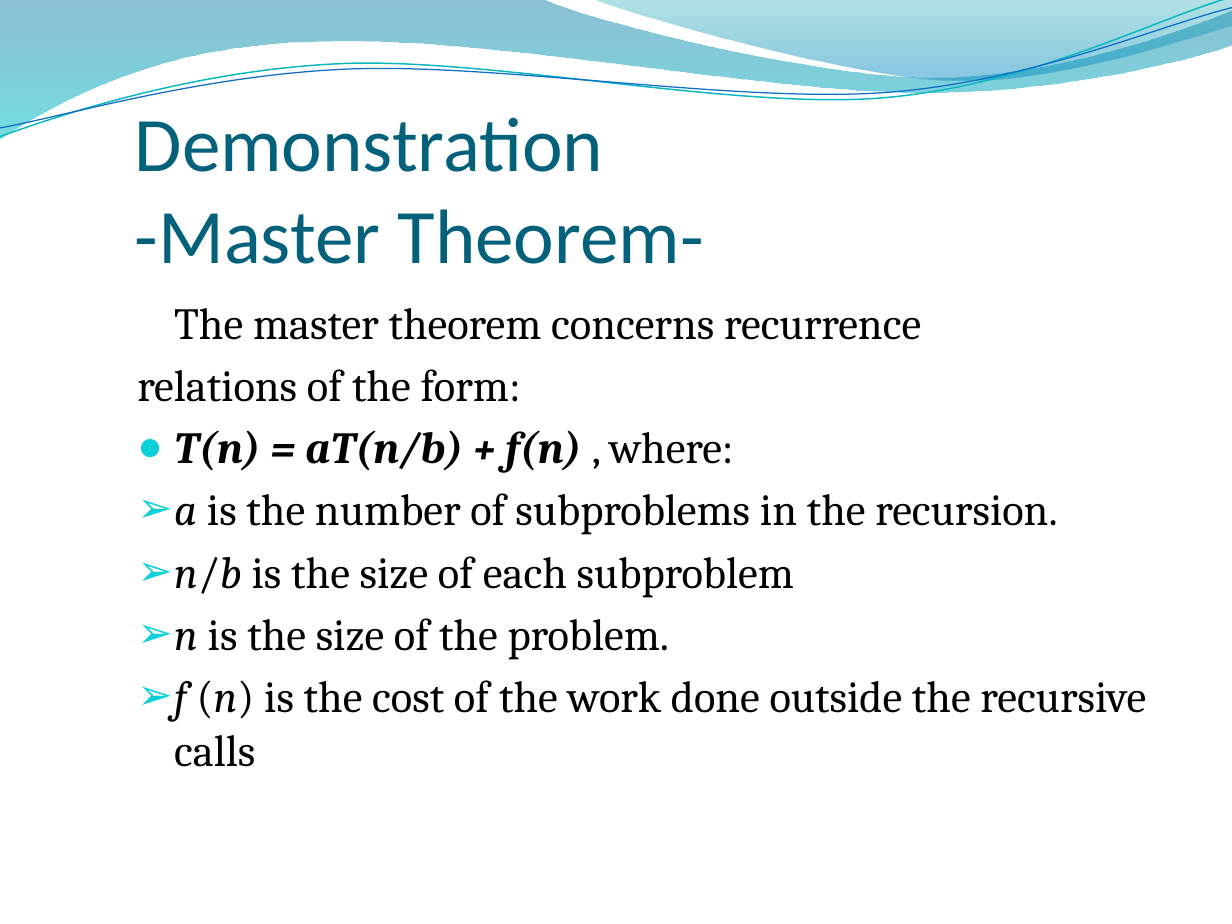
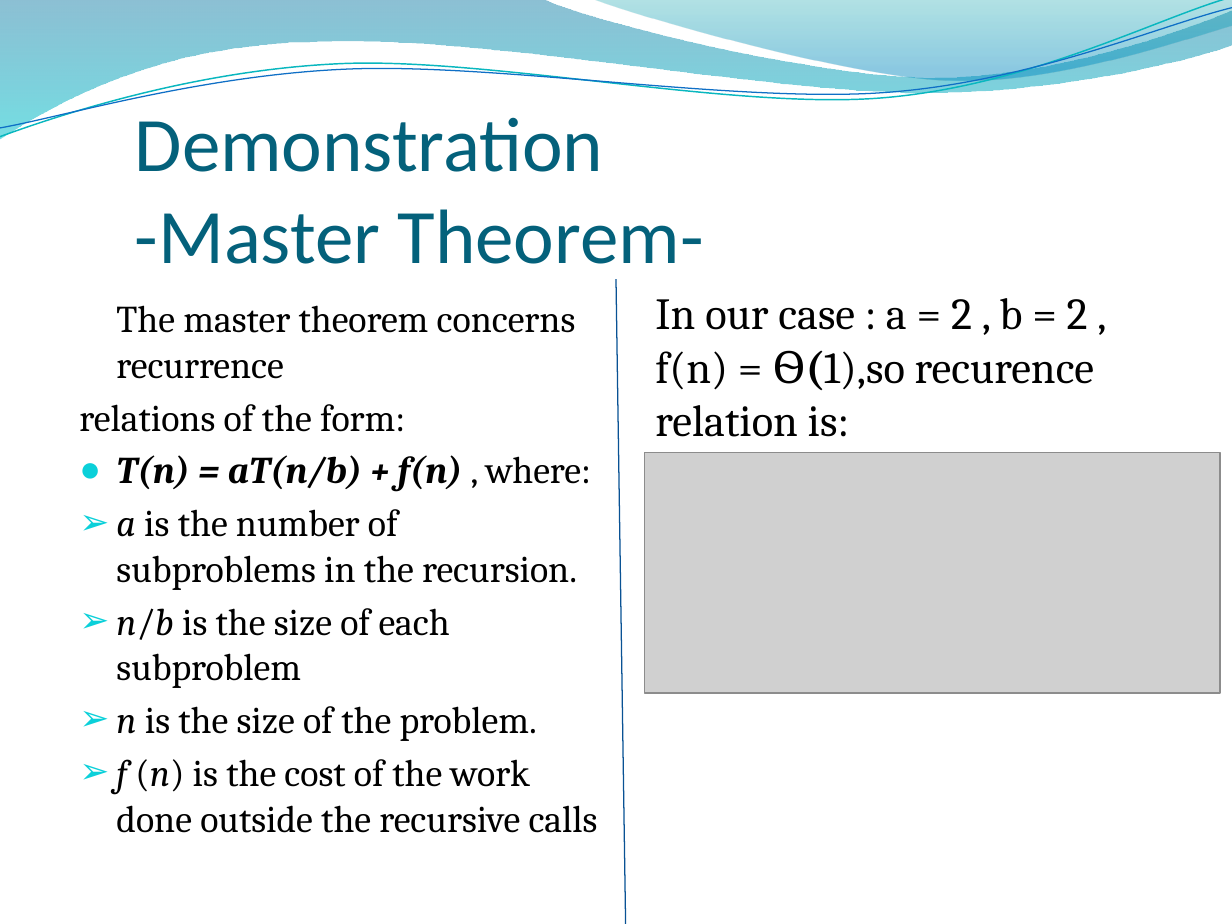
Before and after one commit to mihaescu/ADS, a slide deck: slide 7 of BST/Geometric Applications/Interval Search by Iordache Lucian/Presentation/Interval search tree.pptx. Drawn at 1232x924 pixels with LibreOffice and Linux fonts; fonts in the diff are those of the drawing; grey boxes stand for pictures; background and template pictures are left out. Boxes give left, top, right and bottom in pixels: in the first picture for what was removed or moved away, otherwise in the second. Text is boxed around its words. In the diff, an @@ line names an element or a change of style, - is before the commit and + after.

```diff
--- a/BST/Geometric Applications/Interval Search by Iordache Lucian/Presentation/Interval search tree.pptx
+++ b/BST/Geometric Applications/Interval Search by Iordache Lucian/Presentation/Interval search tree.pptx
@@ text "The master theorem concerns recurrence": place and size @@
-text "The master theorem concerns recurrence" at (137, 308, 1146, 767)
+text "The master theorem concerns recurrence" at (79, 305, 598, 833)
@@ text "The master theorem concerns recurrence" at (79, 305, 598, 833): size 26 to 22.1 pt @@
@@ line added from (616, 280) to (626, 924), #095295 0.75 pt @@
@@ text added at (655, 298, 1094, 437), 26 pt, text #000000 @@
+In our case : a = 2 , b = 2 , f(n) = Ѳ(1),so recurence relation is:
@@ picture added at (644, 452, 1220, 692) @@
```
Also in this commit, not shown: 4 other slides changed, 2 slides added, 1 slide removed, 1 other file.
